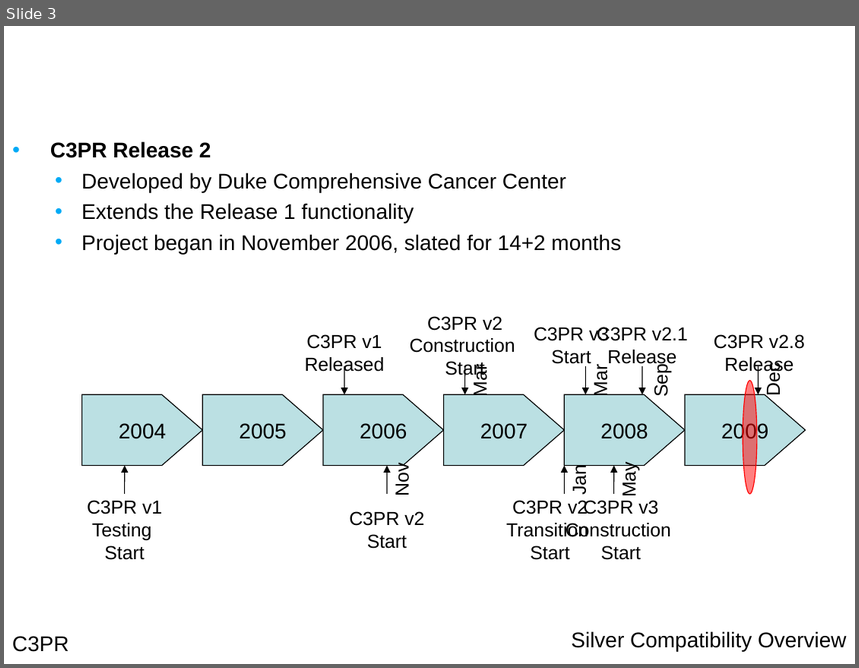
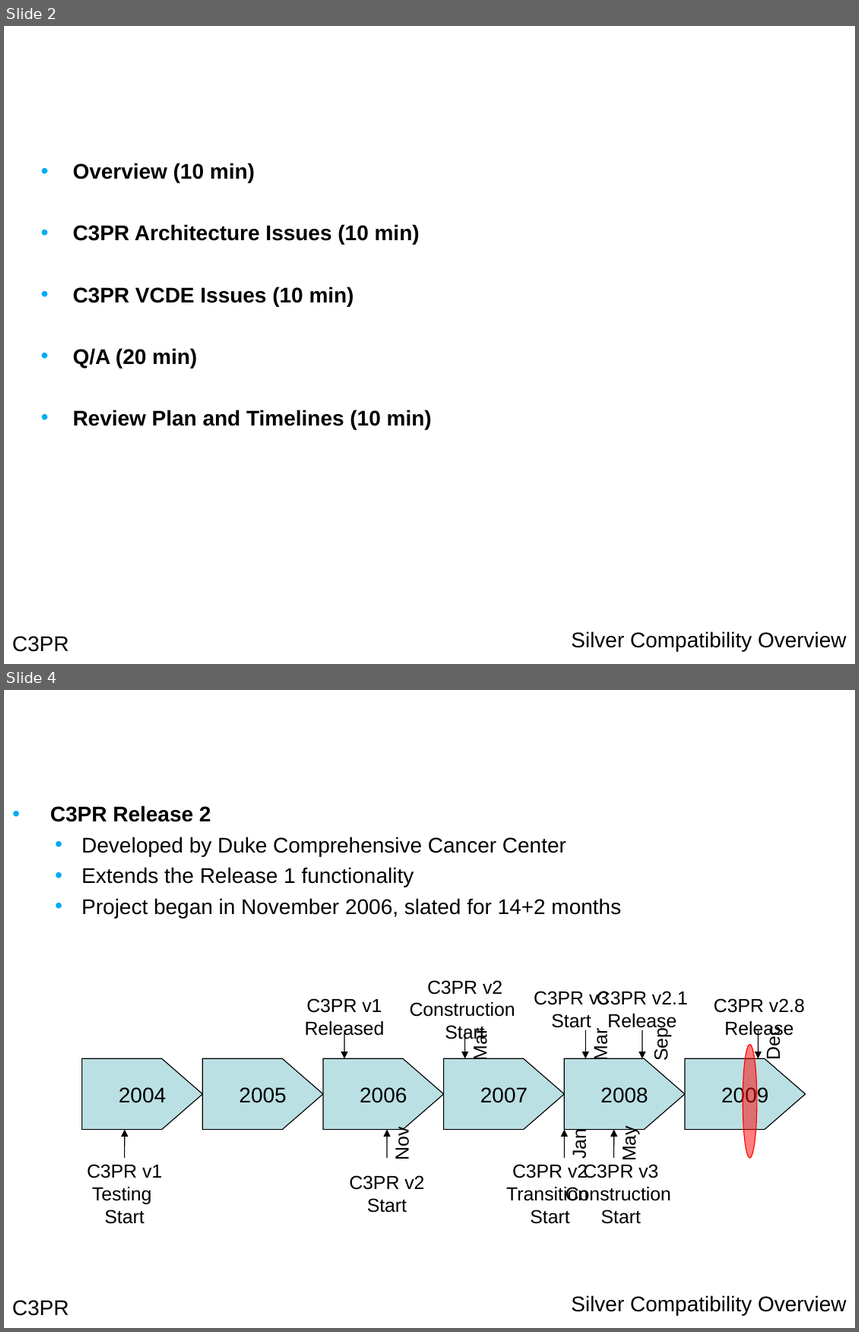
Before and after one commit to NCIP/c3pr-docs, a slide deck: documentation/silver_review/package_200911/c3prv2.8_silver_review.ppt. Shown one above the other, each under a label of ours: slide 3 before the commit, slides 2 and 4 after it; the slides between them are not shown. The pictures are 859x668 and 859x1332 pixels, drawn with LibreOffice and Linux fonts; fonts in the diff are those of the drawing; background and template pictures are left out. Boxes give left, top, right and bottom in pixels: in the first picture for what was removed or moved away, otherwise in the second. Text is boxed around its words. In the diff, an @@ line names an element or a change of style, - is before the commit and + after.

```diff
--- a/documentation/silver_review/package_200911/c3prv2.8_silver_review.ppt
+++ b/documentation/silver_review/package_200911/c3prv2.8_silver_review.ppt
@@ slide 2 added at box(4, 26, 855, 664), background picture (left out); not listed: 2 template elements that a slide beside it also shows @@
@@ title added at box(32, 26, 671, 126), 24 pt, text #FFFFFF, bold @@
+Agenda
@@ text added at box(73, 163, 432, 430), 18 pt, text #000000, bold @@
+• Overview (10 min)
+• C3PR Architecture Issues (10 min)
+• C3PR VCDE Issues (10 min)
+• Q/A (20 min)
+• Review Plan and Timelines (10 min)
@@ what was slide 3 is now slide 4 @@
```
Also in this commit, not shown: 7 slides changed, 1 other slide added, 1 slide removed.
